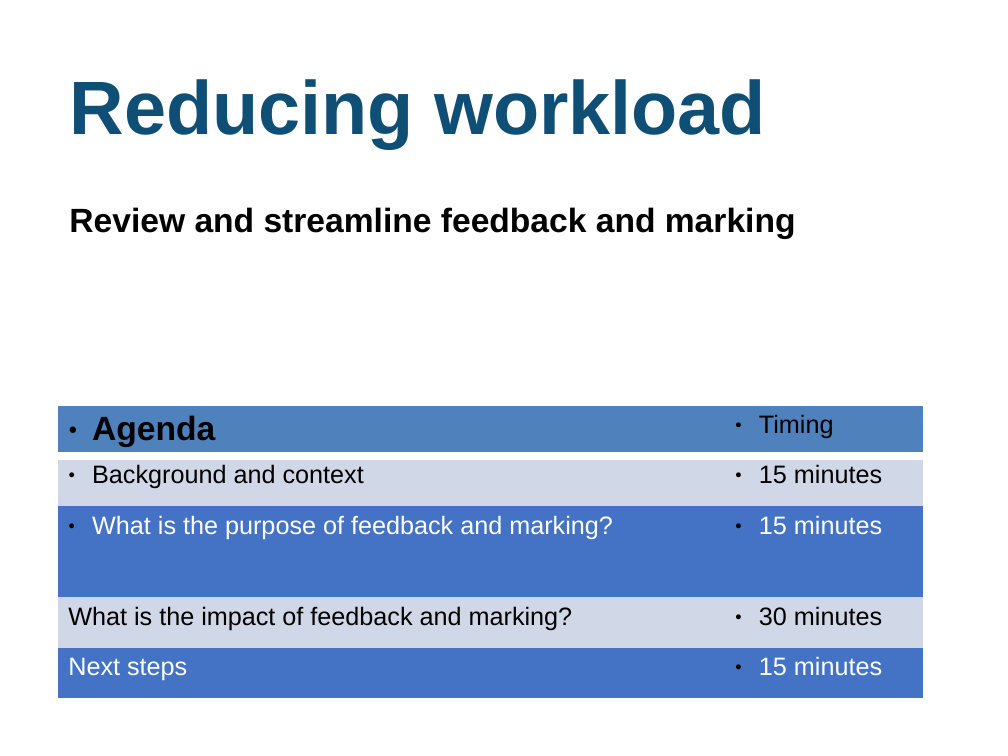
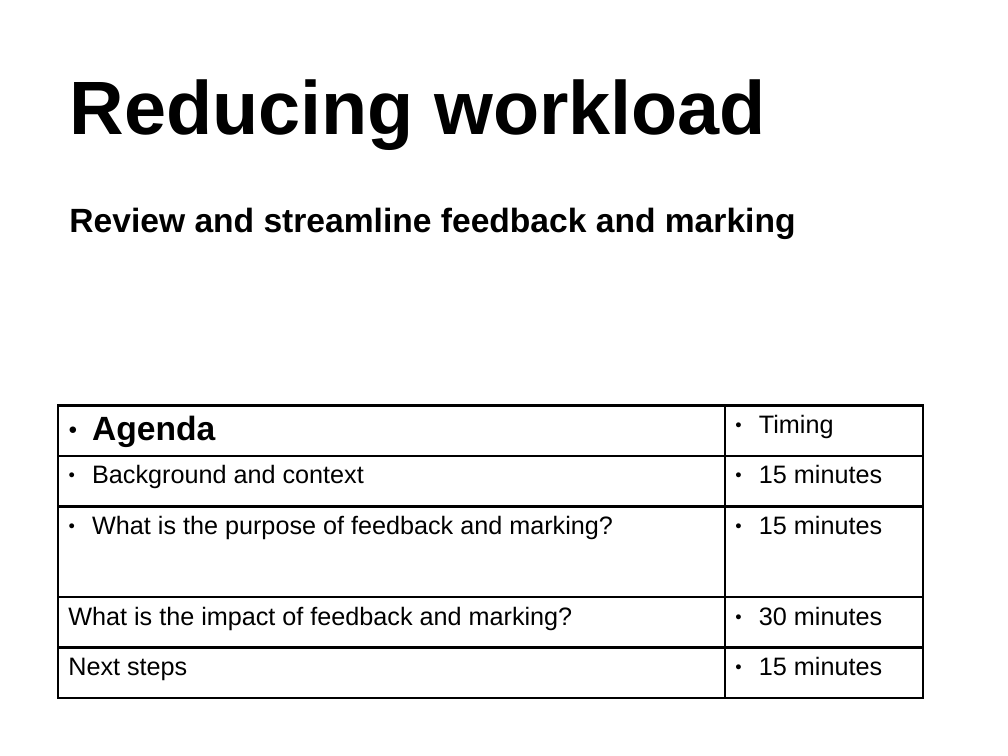
Before and after one commit to DFE-Digital/improve-workload-and-wellbeing-for-school-staff, a slide deck: slide 1 of content/assets/files/Review and streamline feedback and marking.odp. Drawn at 1008x756 pixels with LibreOffice and Linux fonts; fonts in the diff are those of the drawing. Boxes give left, top, right and bottom in pixels: in the first picture for what was removed or moved away, otherwise in the second. Text is boxed around its words. In the diff, an @@ line names an element or a change of style, - is before the commit and + after.

```diff
--- a/content/assets/files/Review and streamline feedback and marking.odp
+++ b/content/assets/files/Review and streamline feedback and marking.odp
@@ title "Reducing workload" at <box>70,79,767,148</box>: text colour #104F75 to #000000 @@
@@ table at <box>58,405,922,685</box> @@
@@ fill #4F81BD to #FFFFFF in row 1 @@
@@ fill #D0D8E8 to #FFFFFF in 4 cells @@
@@ fill #4472C4 to #FFFFFF in 4 cells @@
@@ text colour #FFFFFF to #000000 in "What is the purpose of feedback and ...", "15 minutes", "Next steps", "15 minutes" @@
@@ borders changed @@
```
Also in this commit, not shown: 6 other slides changed, 45 other files.
